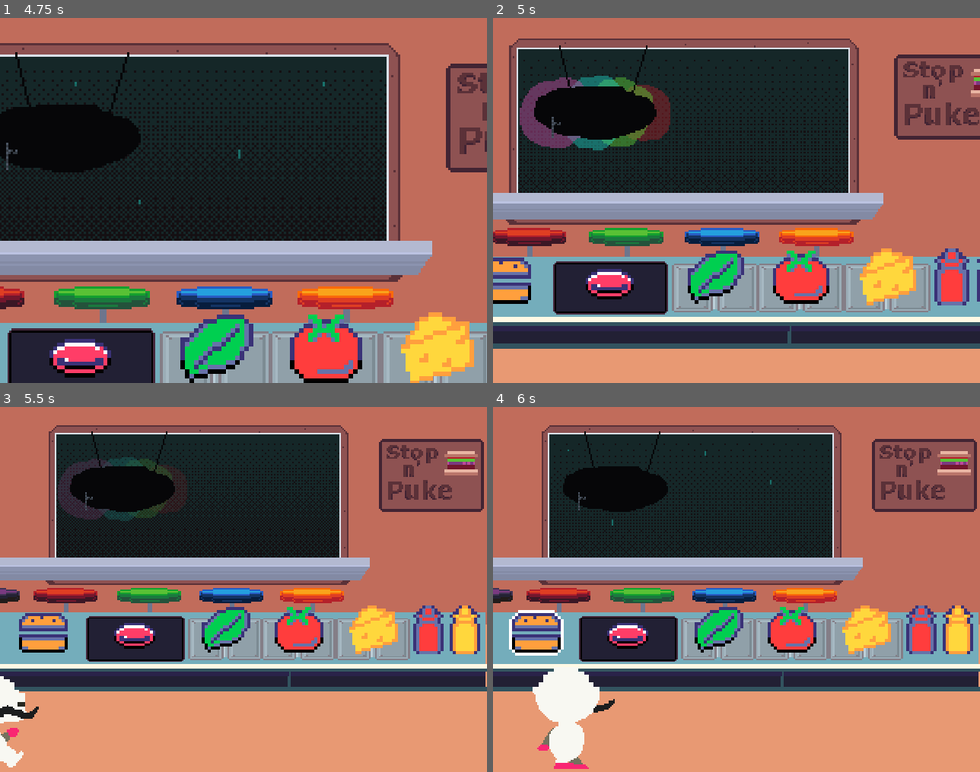
Above: before the commit, frames 1-4 (two rows, left to right).
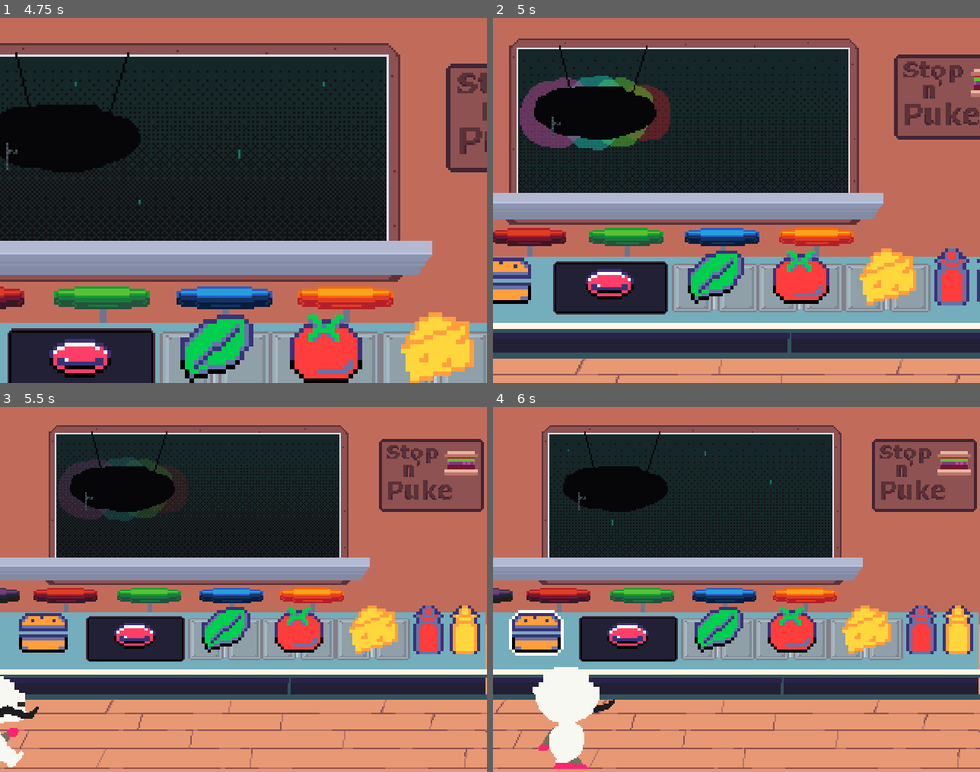
Above: after the commit, the same moments.

Repository: LettucePie/burgert
Game: Godot game, scene res://scenes/play.tscn
Same seed, same stepped clock (60 frames per second), same inputs: the game is played once before the commit and once after it. Sound files missing from this copy of the repository are replaced by a short silence.
Inputs (mouse positions are in pixels of both pictures, inside the frame that each line leads up to):
- Up to frame 1 (4.75 s): tap Enter (menu) at 0.5 s; drag from (243, 200) to (292, 120) at 0.52 s; drag from (146, 218) to (219, 273) at 1.27 s; move the mouse to (292, 120) at 2.02 s; hold Right (right) 2.03-2.75 s; tap Z (confirm) at 2.1, 3.6 s; drag from (219, 273) to (97, 145) at 2.77 s; move the mouse to (389, 255) at 3.52 s; hold Left (left) 3.53-4.25 s; tap Space at 3.77 s; drag from (97, 145) to (170, 109) at 4.27 s
- Up to frame 2 (5 s): no input
- Up to frame 3 (5.5 s): move the mouse to (267, 589) at 5.02 s; hold Down (down) from 5.03 s (still down); tap Z (confirm) at 5.1 s; click (267, 589) at 5.17 s
- Up to frame 4 (6 s): release Down (down) at 5.75 s; drag from (663, 498) to (790, 702) at 5.77 s

Frame 1 is identical in both runs. In frame 2, 9.0% of the frame differs, in the area x 0-100%, y 81-100%; in frame 3, 8.9%; in frame 4, 8.3%.

Commit message:
added floor detail

Diff:
--- a/scenes/game/kitchen_a.tscn
+++ b/scenes/game/kitchen_a.tscn
@@ -28,11 +28,11 @@
 [ext_resource type="PackedScene" uid="uid://d24u4su4c1i00" path="res://scenes/game/customers/customer_Shagg.tscn" id="37_pigpx"]
 [ext_resource type="PackedScene" uid="uid://b26ikenjxjc4k" path="res://scenes/game/customers/customer_Toad.tscn" id="38_c6rw0"]
 [ext_resource type="PackedScene" uid="uid://btg66ej2b62y2" path="res://scenes/game/customers/customer_Wizard.tscn" id="38_u5e0l"]
-[ext_resource type="Texture2D" uid="uid://dmvku22ms6kgo" path="res://assets/images/environment/kitchen/restaurant_bg/Restaurant_bg_floor.png" id="40_5d7jh"]
 [ext_resource type="Texture2D" uid="uid://dqs8p3c26h7dr" path="res://assets/images/environment/kitchen/restaurant_fg/counter_v2.tres" id="40_arepm"]
 [ext_resource type="PackedScene" uid="uid://dwc2jks4dayst" path="res://scenes/game/customers/customer_Dancer.tscn" id="40_sx5rb"]
 [ext_resource type="PackedScene" uid="uid://ccpn27ekp35kc" path="res://scenes/game/customers/customer_Mustard.tscn" id="41_46480"]
 [ext_resource type="PackedScene" uid="uid://yy7pwwtvklkk" path="res://scenes/game/customers/customer_Punk.tscn" id="41_geefq"]
+[ext_resource type="Texture2D" uid="uid://bdg7oqeiuei31" path="res://assets/images/environment/kitchen/restaurant_bg/restaurant_bg_floor_lined.png" id="41_mvpk1"]
 [ext_resource type="PackedScene" uid="uid://bsmv7q4m57b8h" path="res://scenes/game/customers/customer_Patient.tscn" id="42_svbmj"]
 [ext_resource type="Texture2D" uid="uid://cyncm1vjbbtti" path="res://assets/images/environment/kitchen/restaurant_fg/counter_v2_grill.tres" id="42_y6et2"]
 [ext_resource type="PackedScene" uid="uid://cgmgqfpgsbl30" path="res://scenes/game/customers/customer_Karen.tscn" id="43_kfksk"]
@@ -220,13 +220,13 @@
 [node name="kitchen_floor" type="Sprite2D" parent="."]
 position = Vector2(320, 240)
 scale = Vector2(2, 2)
-texture = ExtResource("40_5d7jh")
+texture = ExtResource("41_mvpk1")
 
 [node name="background_1" type="Node2D" parent="."]
 
 [node name="counter" type="Sprite2D" parent="background_1"]
-position = Vector2(320, 322)
-scale = Vector2(2, 2)
+position = Vector2(320, 327.5)
+scale = Vector2(2, 2.21154)
 texture = ExtResource("40_arepm")
 
 [node name="grill" type="Sprite2D" parent="background_1"]
Binary file added: assets/images/environment/kitchen/Restaurant_v2.aseprite
Binary file added: assets/images/environment/kitchen/restaurant_bg/restaurant_bg_floor_lined.png
Not shown, added: assets/images/environment/kitchen/restaurant_bg/restaurant_bg_floor_lined.png.import
Not shown, changed: exports/portmaster/burgert/burgert/burgert.pck
